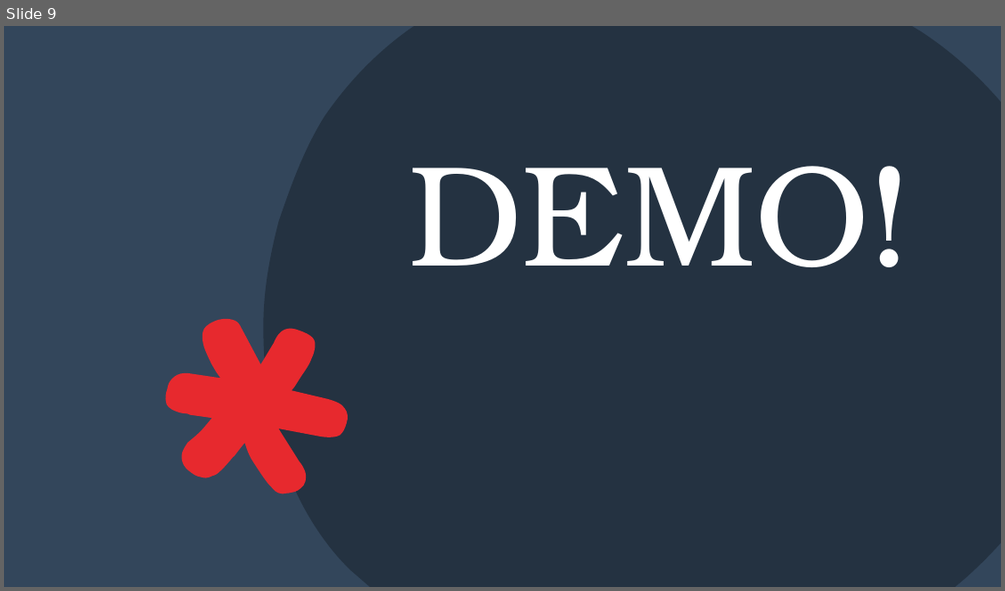
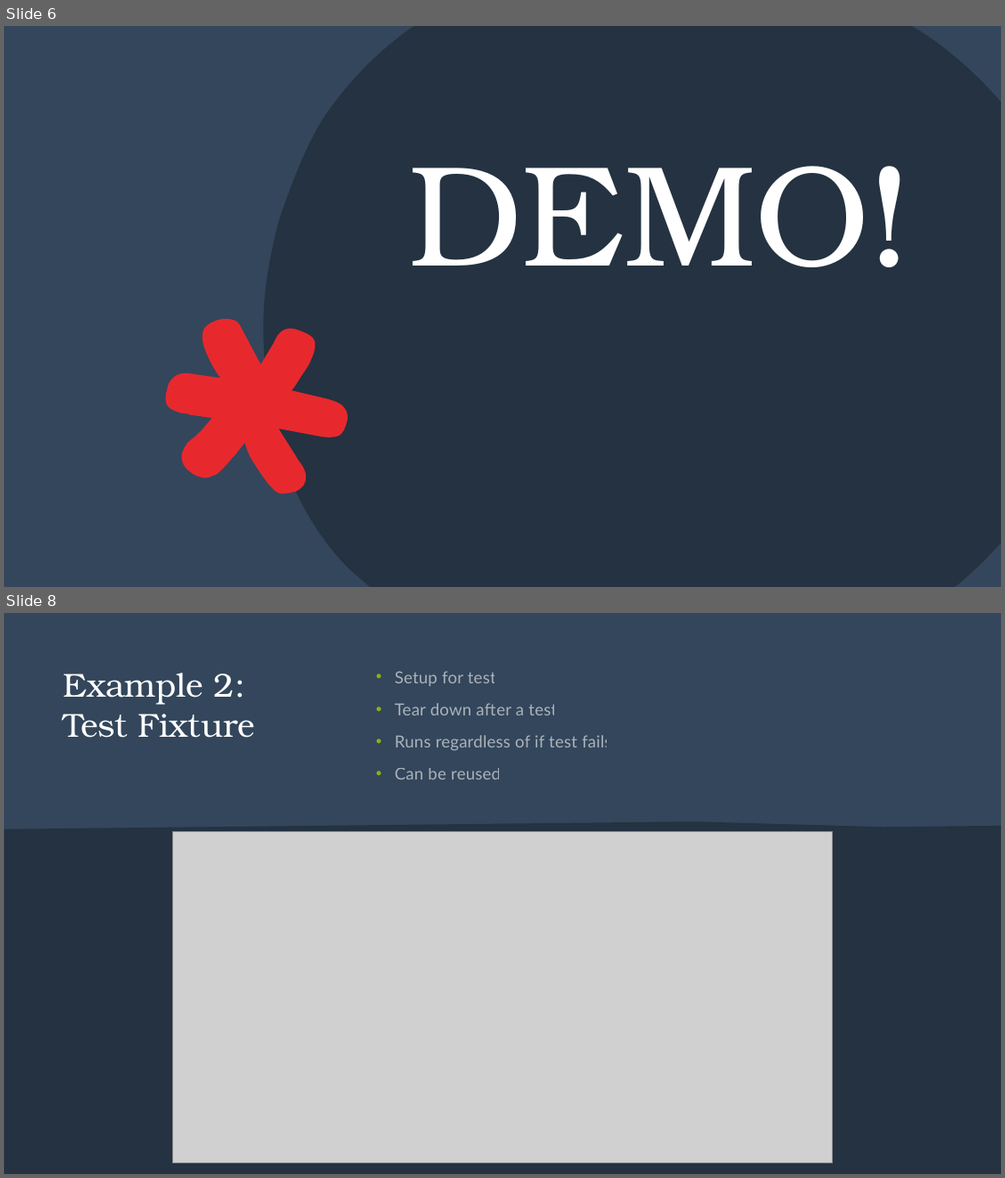
Before and after one commit to hc-sc-ocdo-bdpd/testing-demo, a slide deck: UnitTestingInPython.pptx. Shown one above the other, each under a label of ours: slide 9 before the commit, slides 6 and 8 after it; the slides between them are not shown. The pictures are 1005x591 and 1005x1178 pixels, drawn with LibreOffice and Linux fonts; fonts in the diff are those of the drawing; grey boxes stand for pictures. Boxes give left, top, right and bottom in pixels: in the first picture for what was removed or moved away, otherwise in the second. Text is boxed around its words. In the diff, an @@ line names an element or a change of style, - is before the commit and + after.

Commit message:
update examples and slides

```diff
--- a/UnitTestingInPython.pptx
+++ b/UnitTestingInPython.pptx
@@ slide 8 added at (x1=4, y1=613, x2=1001, y2=1174), background #243241 @@
@@ rectangle added at (x1=4, y1=613, x2=1001, y2=1174), fill #33465B @@
@@ title added at (x1=63, y1=673, x2=255, y2=738), 32 pt, text #FFFFFF @@
+Example 2: Test Fixture
@@ text added at (x1=395, y1=671, x2=611, y2=779), 16 pt, text #FFFFFF at 58% opacity @@
+• Setup for test
+• Tear down after a test
+• Runs regardless of if test fails
+• Can be reused
@@ freeform shape added at (x1=4, y1=821, x2=1001, y2=1174), fill #243241 @@
@@ picture added at (x1=172, y1=831, x2=832, y2=1163) @@
@@ what was slide 9 is now slide 6 @@
```
Also in this commit, not shown: 4 other slides added, 1 slide removed, 1 other file.
